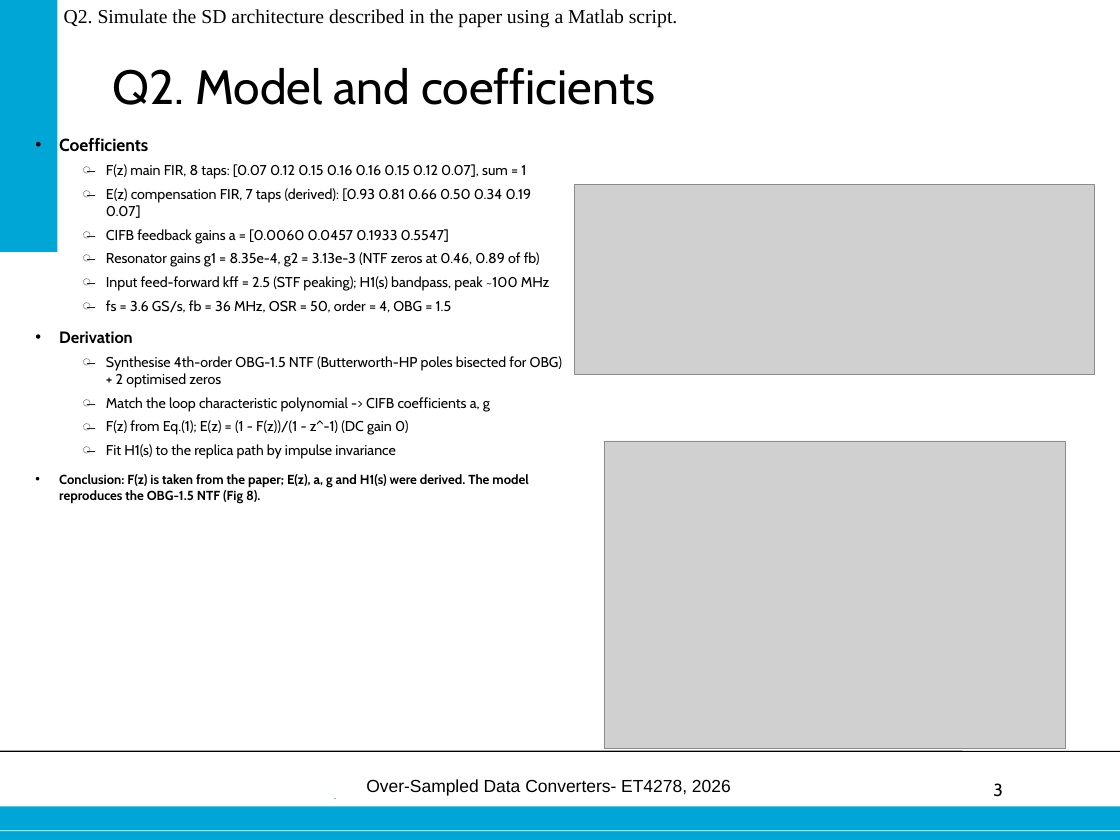
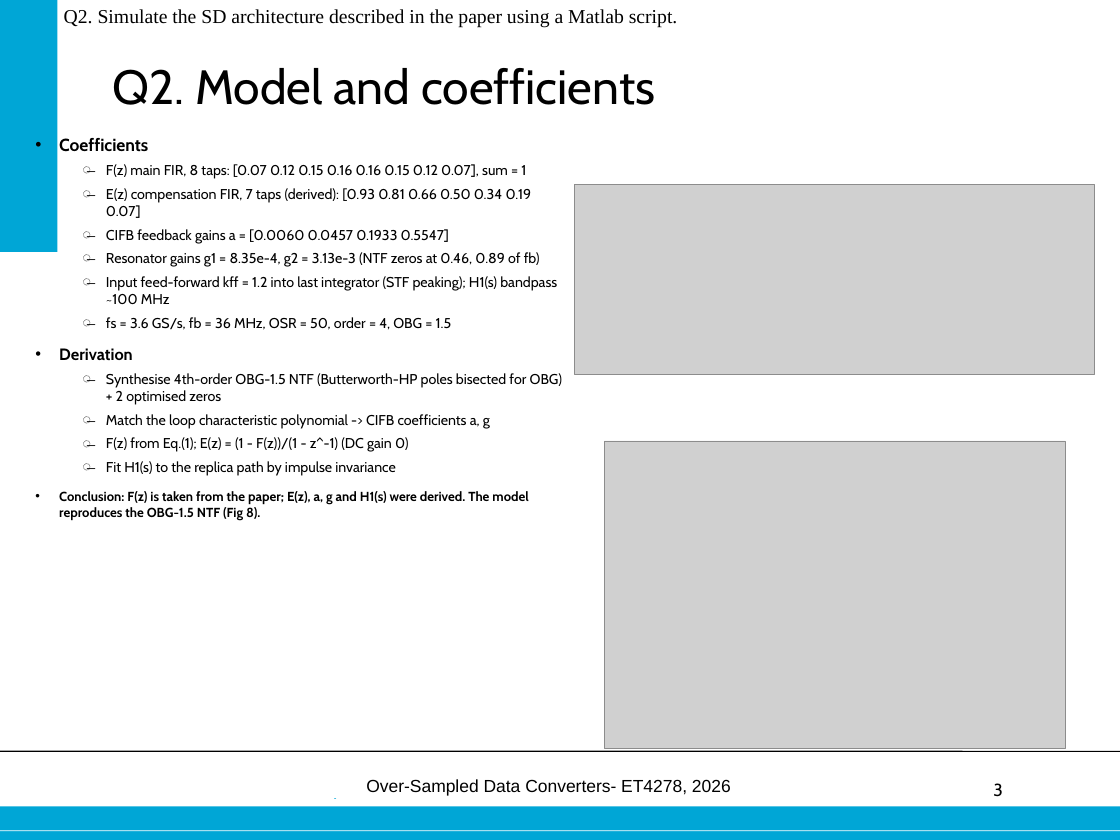
Before and after one commit to danieltyukov/tud-over-sampled-data-converters, a slide deck: slide 3 of practical-exam/Final_oral_exam_Daniel_Tyukov_5714699.pptx. Drawn at 1120x840 pixels with LibreOffice and Linux fonts; fonts in the diff are those of the drawing; grey boxes stand for pictures; background and template pictures are left out. Boxes give left, top, right and bottom in pixels: in the first picture for what was removed or moved away, otherwise in the second. Text is boxed around its words. In the diff, an @@ line names an element or a change of style, - is before the commit and + after.

```diff
--- a/practical-exam/Final_oral_exam_Daniel_Tyukov_5714699.pptx
+++ b/practical-exam/Final_oral_exam_Daniel_Tyukov_5714699.pptx
@@ text at (106, 276, 557, 304): text changed @@
-  ̶ Input feed-forward kff = 2.5 (STF peaking); H1(s) bandpass, peak ~100 MHz
+  ̶ Input feed-forward kff = 1.2 into last integrator (STF peaking); H1(s) bandpass ~100 MHz
```
Also in this commit, not shown: 14 other slides changed, 36 other files.
